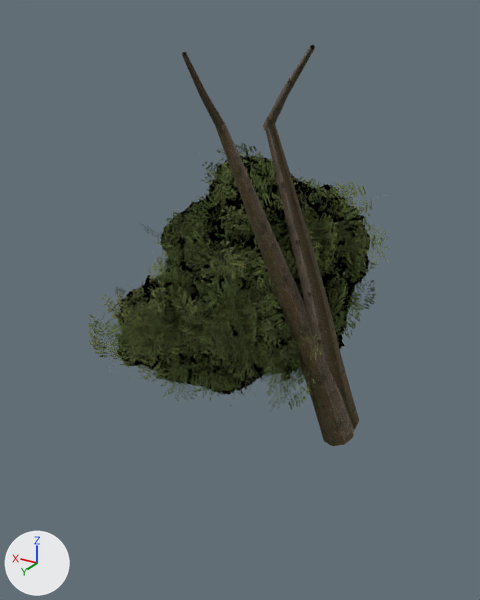
Two versions of the glTF model assets/models/tree/tamarisk_1.glb, one commit apart.
Camera for both pictures: a 50 mm camera at (-4.57, 8.58, 8.23) aimed at (0.42, 0.26, 4.07). Arrows for +X, +Y and +Z are at lower left; the lights stay in place. The older version comes first. Where no turn or scale is listed for an object, it has been applied to the vertices. Vertices at exactly the same position are counted once.

The older version as bpy lines, for what is in view:
```python
me_woodmesh = bpy.data.meshes.new('woodmesh')
me_woodmesh.from_pydata(...)  # 2767 vertices, 1576 faces; spans x 0.0..4.1, y -5.54..0.0, z 0.0..5.54
# faces by material slot: [280, 1296]
me_woodmesh.materials.append(mat_bark)
me_woodmesh.materials.append(mat_leafcards)
ob_tamarisk = bpy.data.objects.new('tamarisk', me_woodmesh)
ob_tamarisk.location = (-1.83, 3.02, 2.43)
```
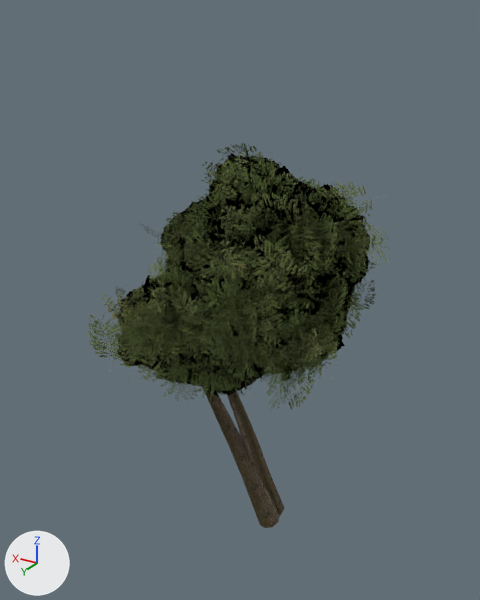
Where the newer file only moved an object's origin or applied its transform, the numbers keep the older frame.

Boxes [x1, y1, x2, y2] around the edits, measured in the pictures (480 x 600 px; the box of a moved part takes in the faces that stretch with it):
'tamarisk', reshaped: before [87, 45, 391, 446]; after [87, 142, 391, 528]
part 1 of me_woodmesh, moved or reshaped (not visible afterwards): before [182, 52, 224, 128]
part 2 of me_woodmesh, moved or reshaped: before [215, 46, 359, 446]; after [207, 390, 284, 528]
part 3 of me_woodmesh, surface changed: before [243, 45, 340, 359]; after [202, 387, 259, 476]
part 4 of me_woodmesh, recoloured: before [243, 46, 340, 359]; after [202, 387, 259, 476]

What the commit changed:
me_woodmesh is used by ob_tamarisk; location (-1.83, 3.02, 2.43).
me_woodmesh had 2767 vertices, 1576 faces and spanned x 0.0..4.1, y -5.54..0.0, z 0.0..5.54.
me_woodmesh now has 2767 vertices, 1576 faces and spans x 0.0..4.1, y -5.54..0.0, z -2.72..4.29.
me_woodmesh part 1: the loose piece of 21 vertices spanning x 1.2..1.65, y -1.29..0.0, z 4.52..5.46 is scaled about its middle by 0.829, then moved by (1.26, -0.92, -3.57).
me_woodmesh part 2: 154 of 2767 vertices moved; they spanned x 0.0..1.64, y -2.85..-0.31, z 0.0..5.54 and now span x 1.5..2.87, y -3.39..-1.29, z -2.72..1.88; mean shift (1.4, -0.72, -3.11); largest move (0.0, -0.35, 5.52) -> (1.89, -1.66, 1.47).
me_woodmesh part 3: 58 kept faces spanning x 1.51..2.72, y -3.0..-1.29, z -1.62..1.88 get new texture (UV) coordinates.
me_woodmesh part 4: 48 kept faces spanning x 1.51..2.72, y -3.0..-1.29, z -1.62..1.88 get new vertex colours.
